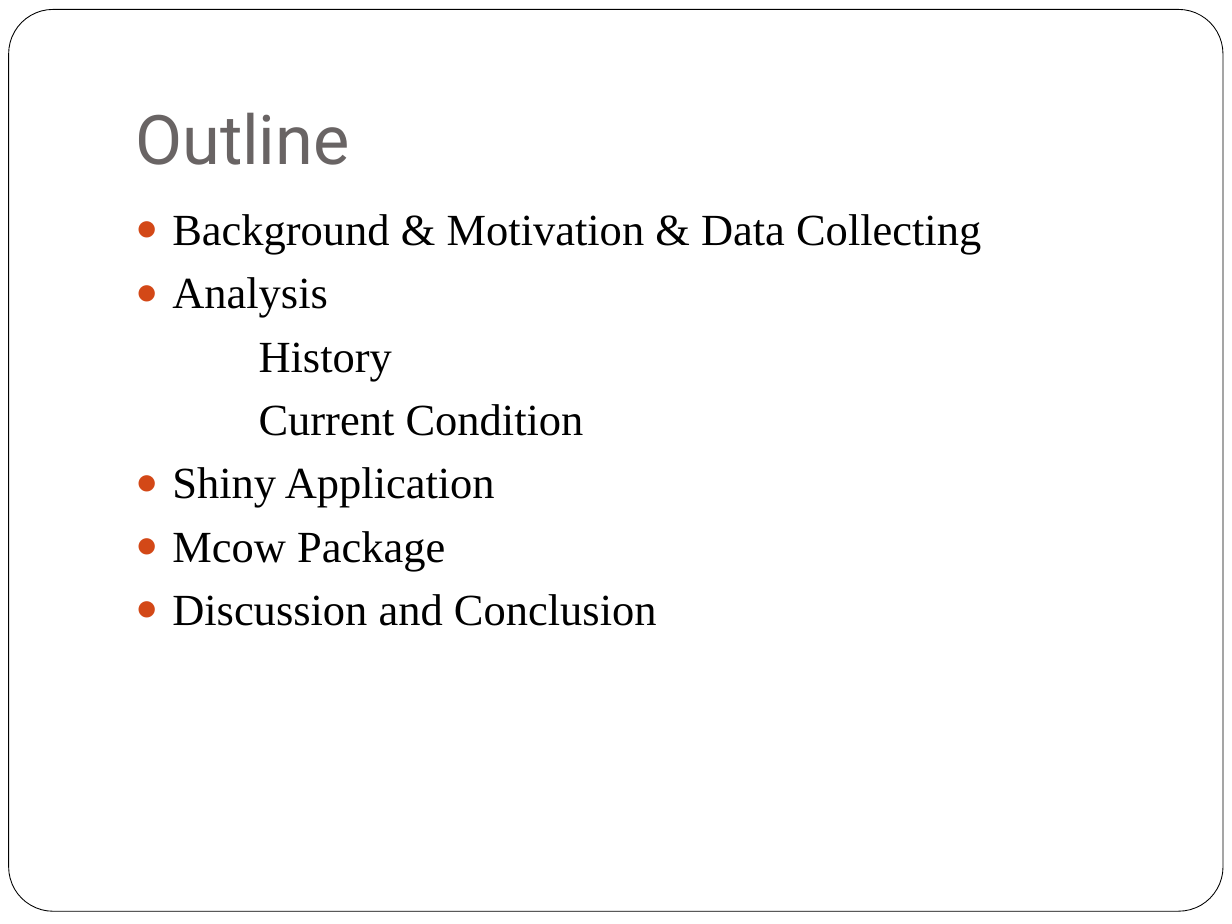
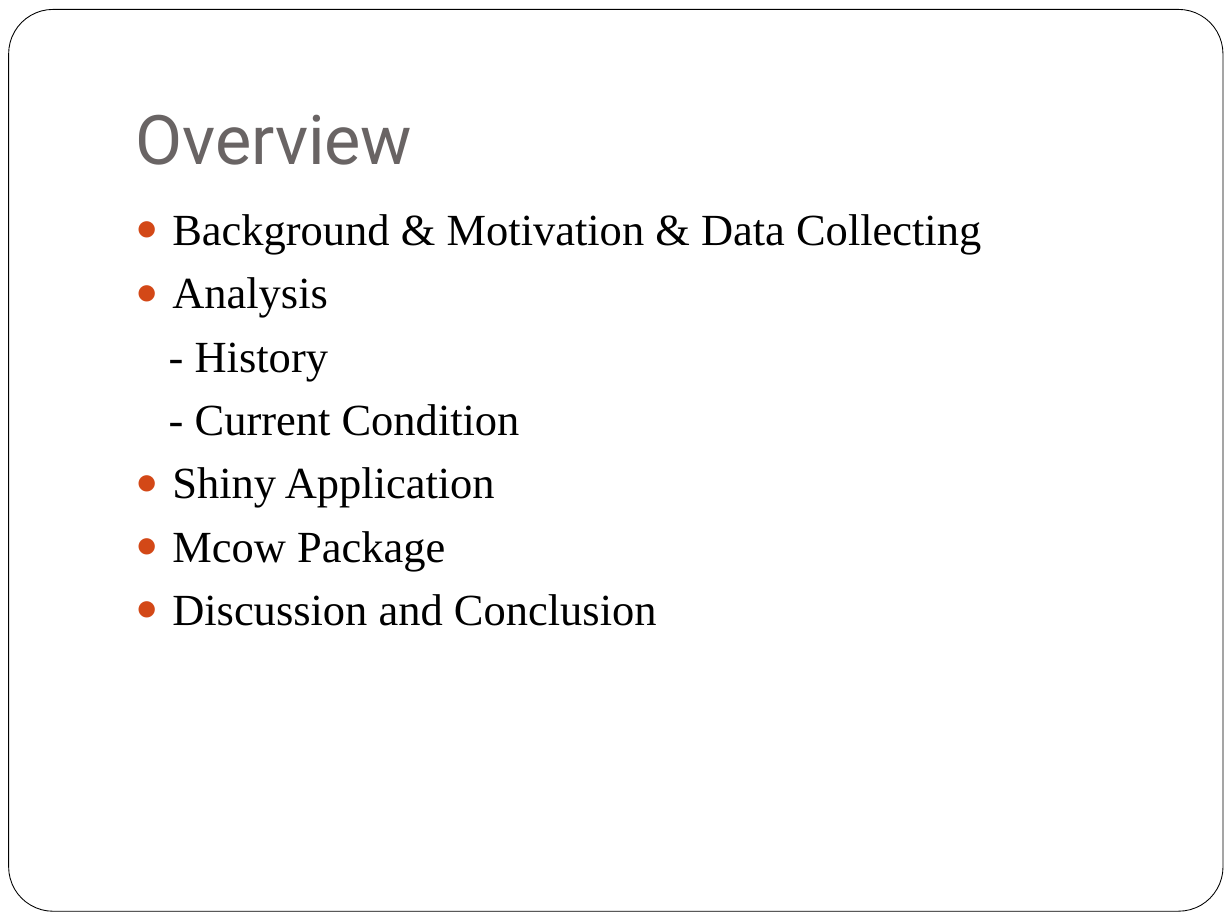
Before and after one commit to shaoweiD/585xproject, a slide deck: slide 2 of STAT585X.pptx. Drawn at 1232x924 pixels with LibreOffice and Linux fonts; fonts in the diff are those of the drawing. Boxes give left, top, right and bottom in pixels: in the first picture for what was removed or moved away, otherwise in the second. Text is boxed around its words. In the diff, an @@ line names an element or a change of style, - is before the commit and + after.

```diff
--- a/STAT585X.pptx
+++ b/STAT585X.pptx
@@ title at box(135, 114, 412, 165): text changed @@
-Outline
+Overview
@@ text at box(195, 342, 520, 436): text changed @@
-History
-Current Condition
+- History
+- Current Condition
```
Also in this commit, not shown: 3 other slides changed, 4 other files.
